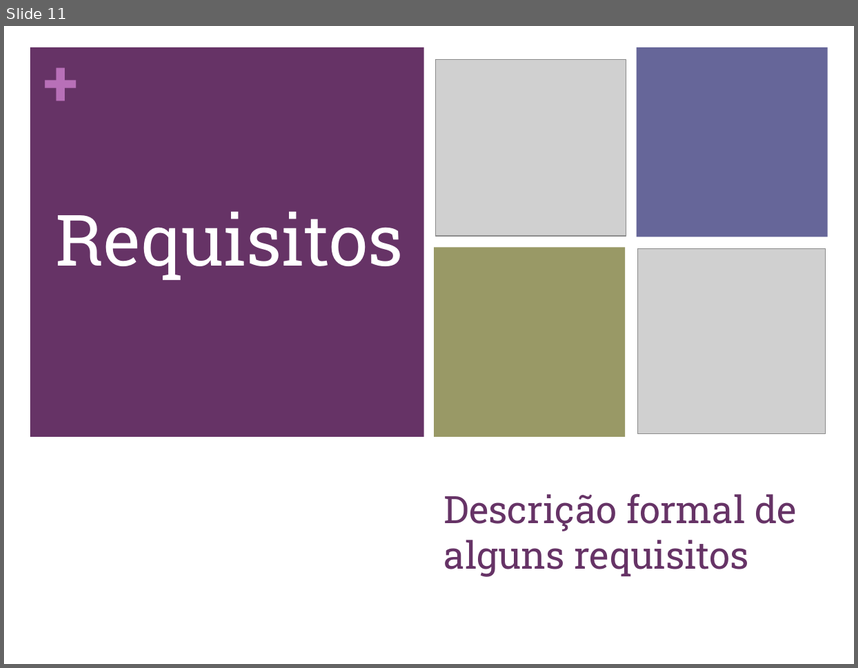
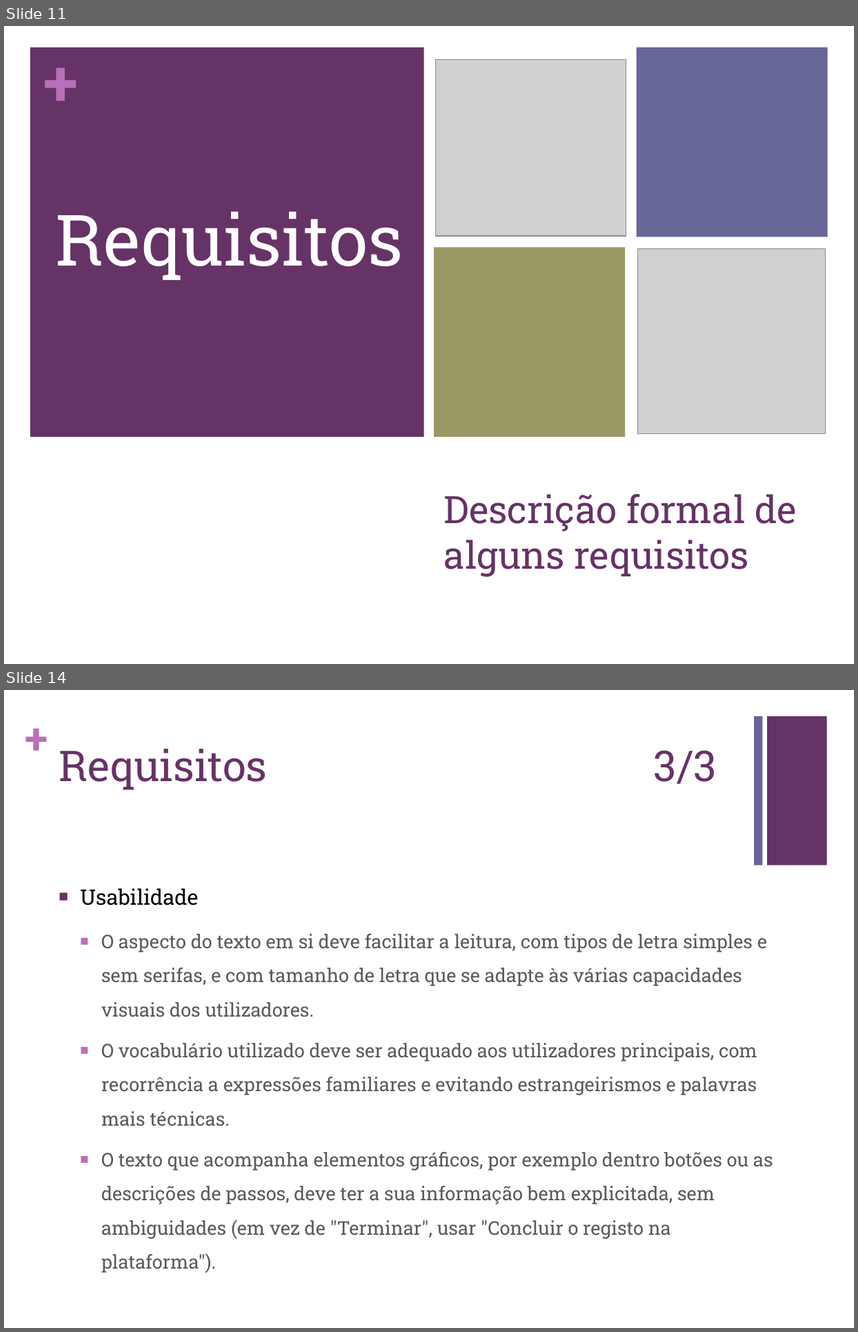
Before and after one commit to carboned4/C_C_U-2015-10, a slide deck: Aula 05/G10 - Apresentacao - Lab05.pptx. Shown one above the other, each under a label of ours: slide 11 before the commit, slides 11 and 14 after it; the slides between them are not shown. The pictures are 858x668 and 858x1332 pixels, drawn with LibreOffice and Linux fonts; fonts in the diff are those of the drawing; grey boxes stand for pictures. Boxes give left, top, right and bottom in pixels: in the first picture for what was removed or moved away, otherwise in the second. Text is boxed around its words. In the diff, an @@ line names an element or a change of style, - is before the commit and + after.

```diff
--- a/Aula 05/G10 - Apresentacao - Lab05.pptx
+++ b/Aula 05/G10 - Apresentacao - Lab05.pptx
@@ slide 14 added at (x1=4, y1=690, x2=854, y2=1328), background #FFFFFF @@
@@ text added at (x1=25, y1=711, x2=49, y2=763), 36 pt, text #B870B8, bold @@
++
@@ rectangle added at (x1=754, y1=716, x2=762, y2=865), fill #666699 @@
@@ rectangle added at (x1=767, y1=716, x2=827, y2=865), fill #663366 @@
@@ title added at (x1=59, y1=749, x2=717, y2=790), 36 pt, text #663366 @@
+Requisitos 3/3
@@ text added at (x1=80, y1=888, x2=773, y2=1272), 16 pt, text #595959 @@
+■ Usabilidade
+  ■ O aspecto do texto em si deve facilitar a leitura, com tipos de letra simples e sem serifas, e com tamanho de letra que se adapte às várias capacidades visuais dos utilizadores.
+  ■ O vocabulário utilizado deve ser adequado aos utilizadores principais, com recorrência a expressões familiares e evitando estrangeirismos e palavras mais técnicas.
+  ■ O texto que acompanha elementos gráficos, por exemplo dentro botões ou as descrições de passos, deve ter a sua informação bem explicitada, sem ambiguidades (em vez de "Terminar", usar "Concluir o registo na plataforma").
```
Also in this commit, not shown: 5 slides changed, 2 other files.
